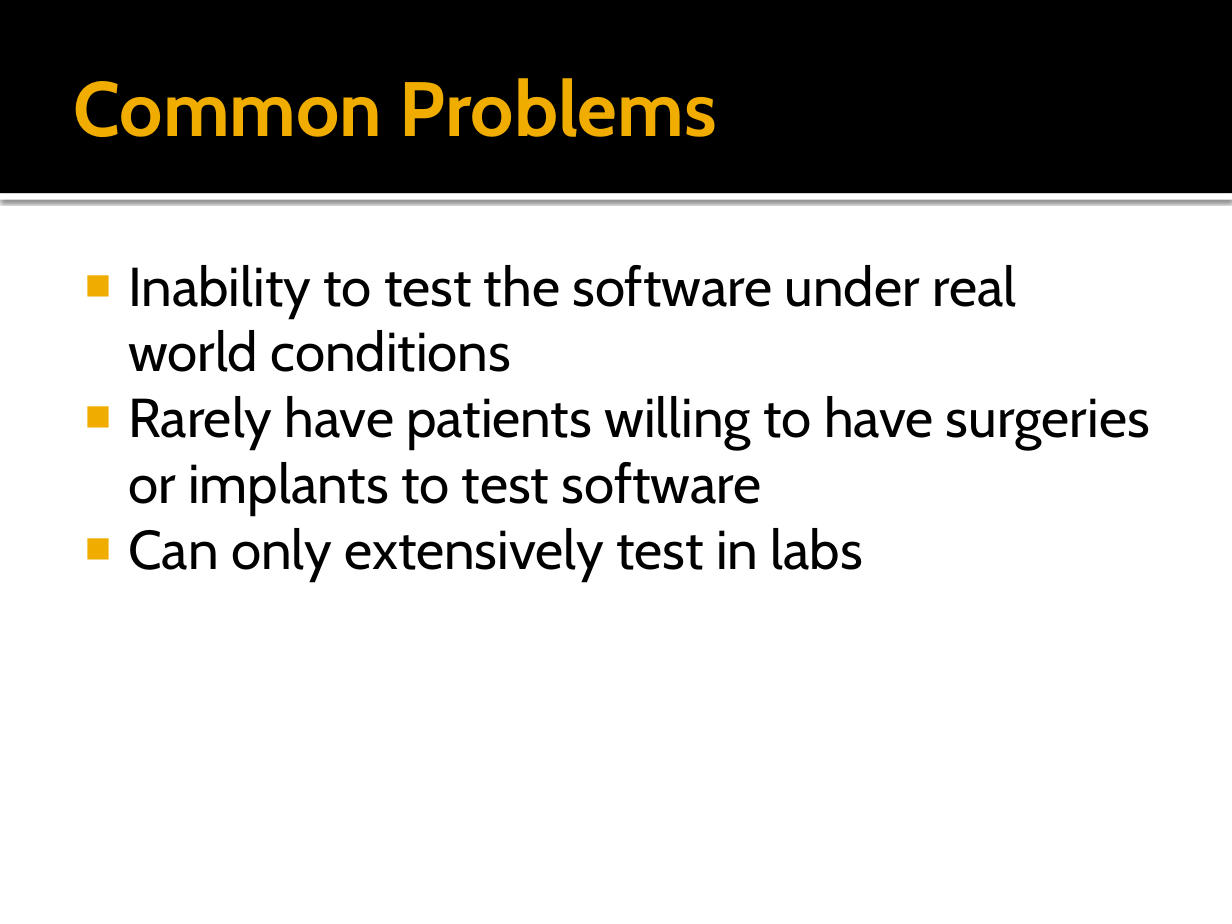
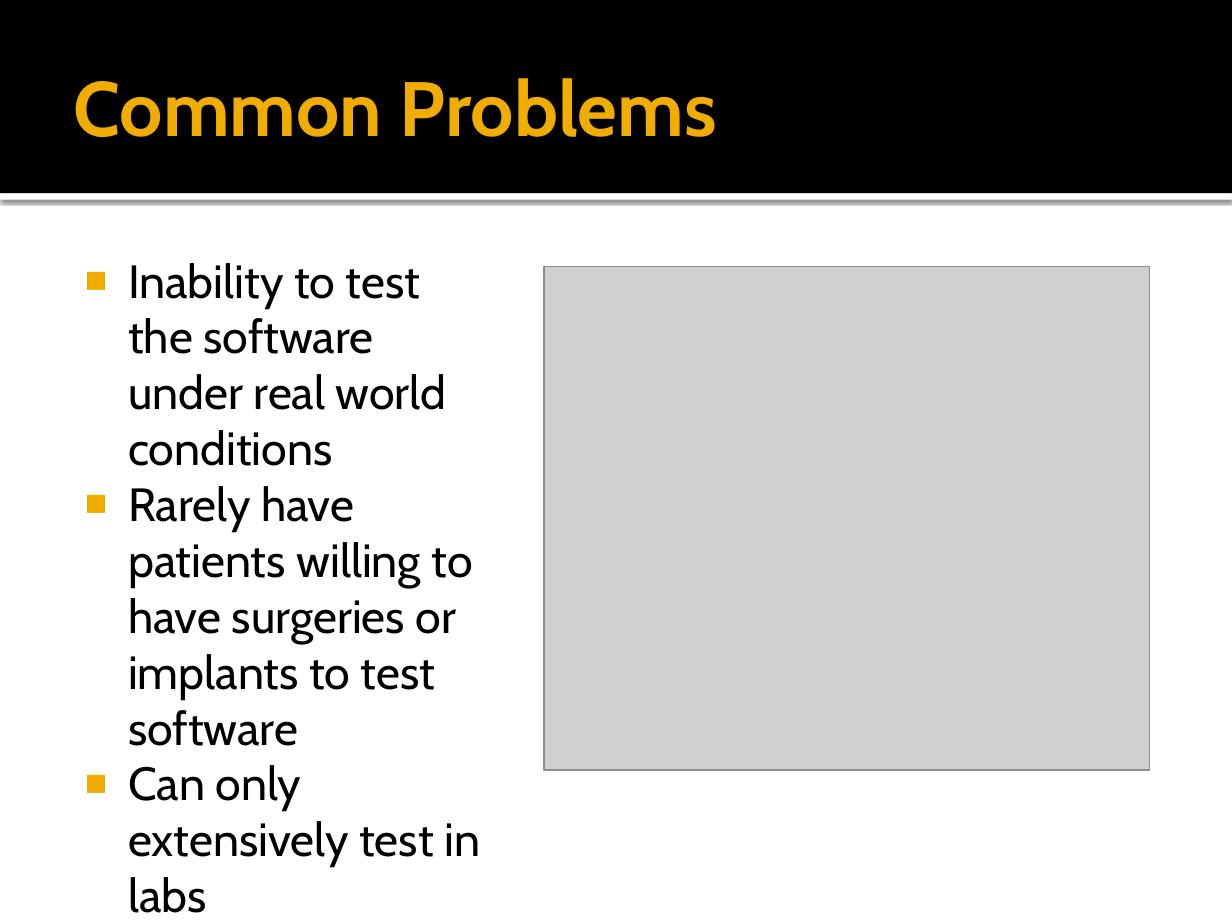
Before and after one commit to Ongion/betrayal, a slide deck: slide 6 of Biomedical Engineering.pptx. Drawn at 1232x924 pixels with LibreOffice and Linux fonts; fonts in the diff are those of the drawing; grey boxes stand for pictures. Boxes give left, top, right and bottom in pixels: in the first picture for what was removed or moved away, otherwise in the second. Text is boxed around its words. In the diff, an @@ line names an element or a change of style, - is before the commit and + after.

```diff
--- a/Biomedical Engineering.pptx
+++ b/Biomedical Engineering.pptx
@@ text "Inability to test the software ..." at box(128, 263, 480, 868): size 32 to 27.2 pt @@
@@ picture added at box(545, 267, 1151, 770) @@
```
Also in this commit, not shown: 5 other slides changed, 1 other file.
